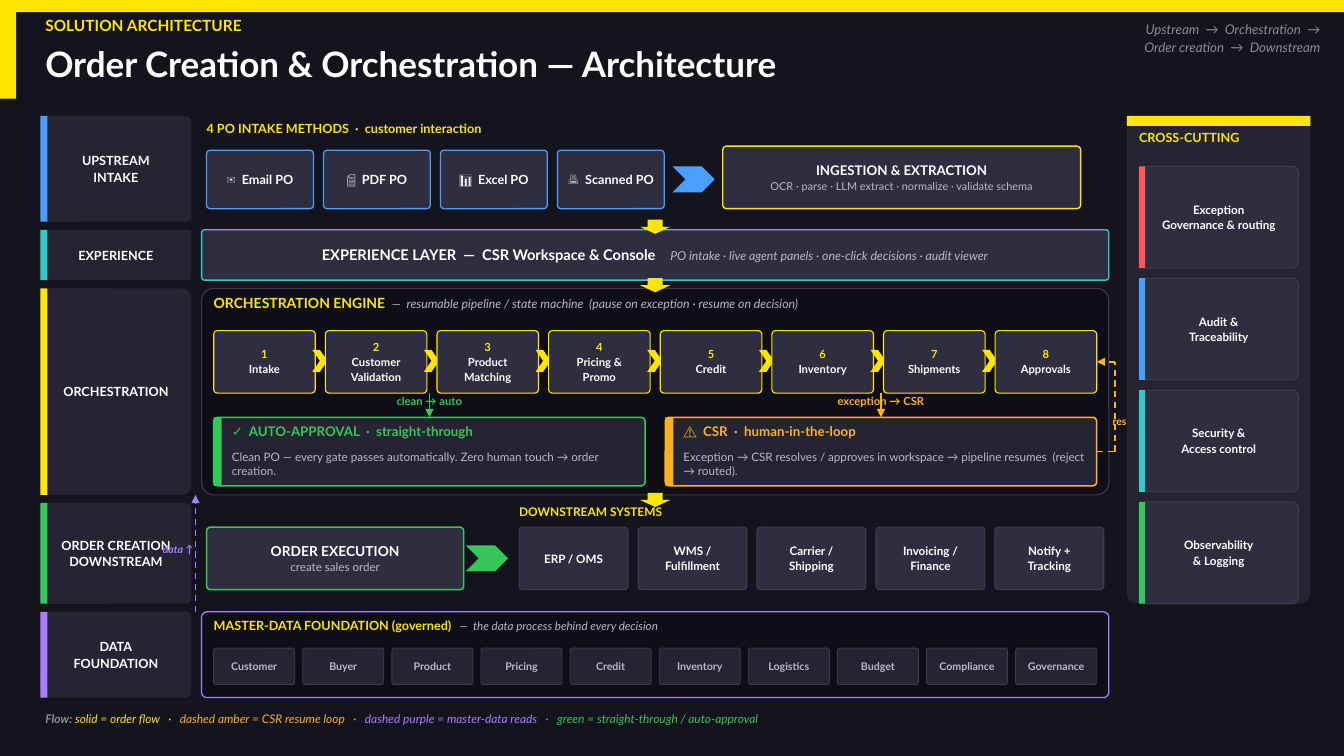
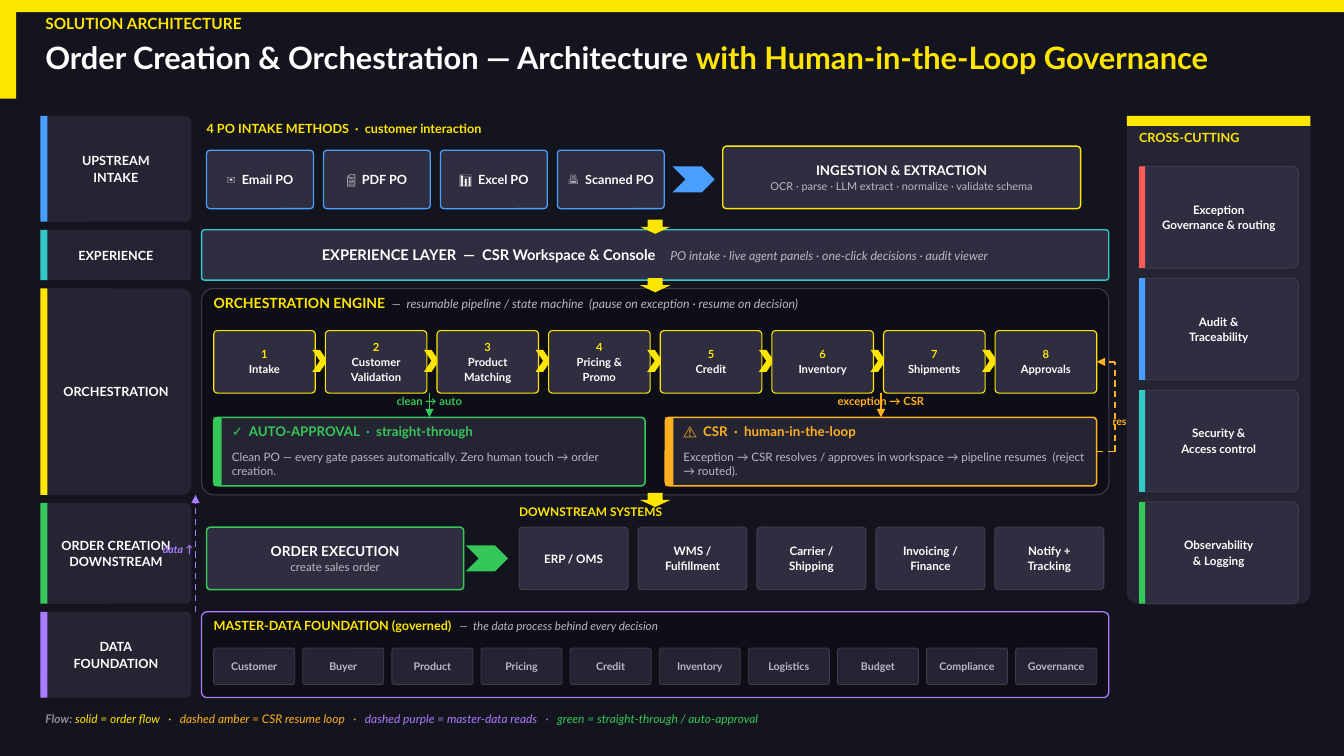
Before and after one commit to sanjayk-ey/pofullfilmentpoc, a slide deck: slide 1 of demo/Order-Creation-Orchestration-Architecture.pptx. Drawn at 1344x756 pixels with LibreOffice and Linux fonts; fonts in the diff are those of the drawing. Boxes give left, top, right and bottom in pixels: in the first picture for what was removed or moved away, otherwise in the second. Text is boxed around its words. In the diff, an @@ line names an element or a change of style, - is before the commit and + after.

```diff
--- a/demo/Order-Creation-Orchestration-Architecture.pptx
+++ b/demo/Order-Creation-Orchestration-Architecture.pptx
@@ text removed at bbox=[1144, 24, 1321, 52] @@
-Upstream → Orchestration →
-Order creation → Downstream
@@ text at bbox=[45, 46, 1208, 74]: text changed; size 25 to 22 pt @@
-Order Creation & Orchestration — Architecture
+Order Creation & Orchestration — Architecture with Human-in-the-Loop Governance
```
Also in this commit, not shown: 1 other file.
